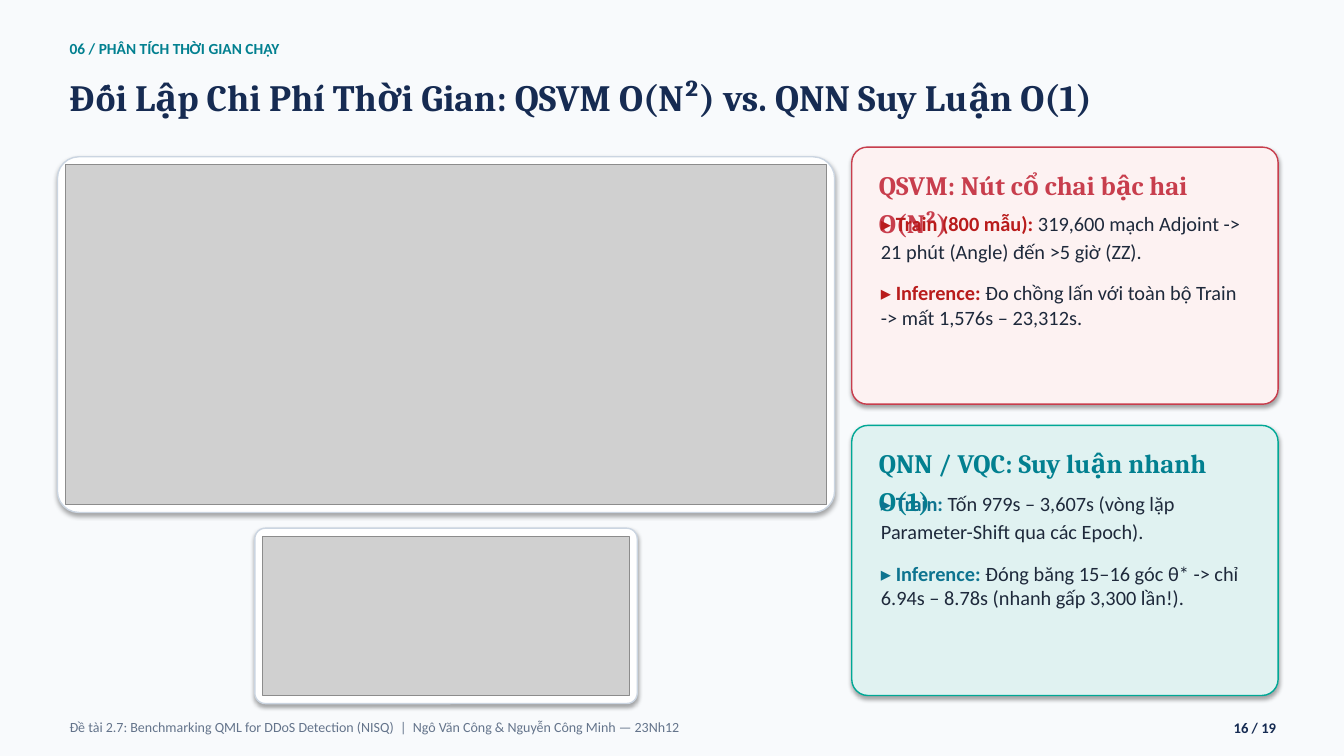
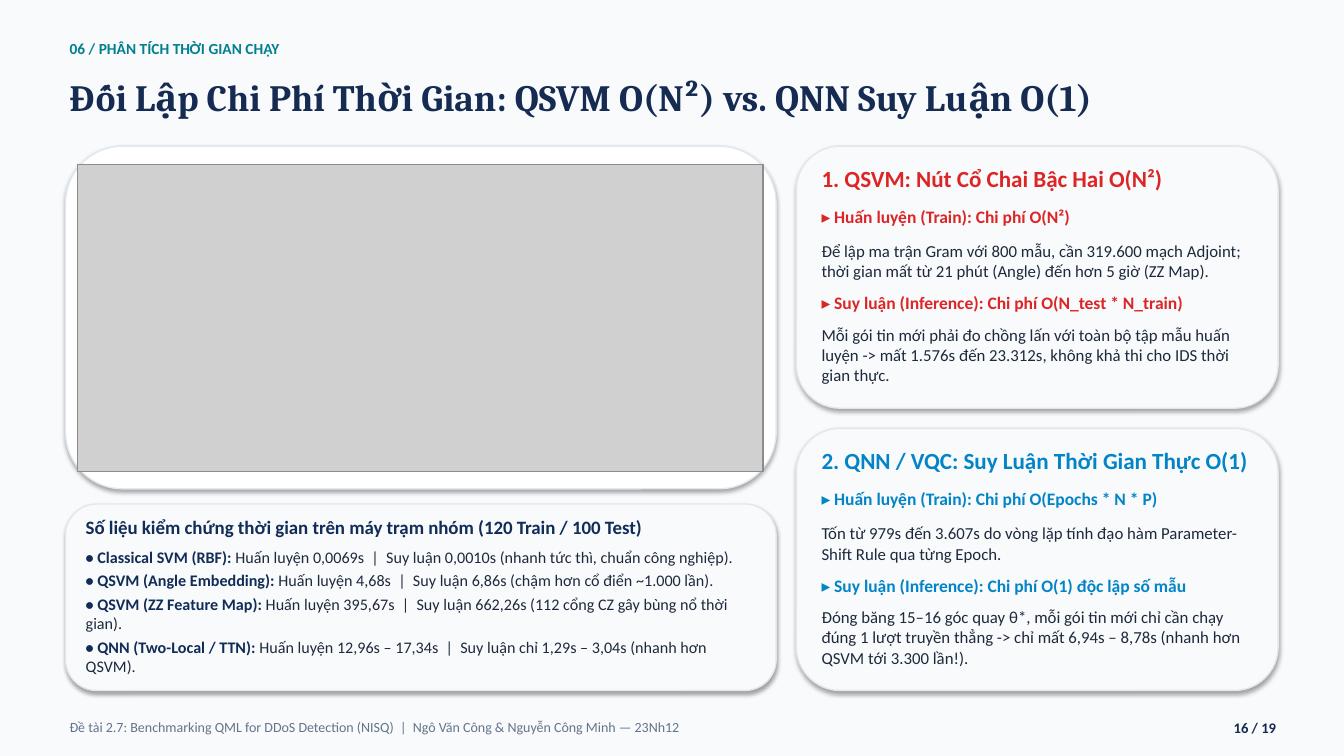
Before and after one commit to vcongggggg/qml-ddos, a slide deck: slide 16 of SLIDE_BAO_CAO_CUOI_KY_MHMM_DeTai_2_7_QML_DDoS_Cong_Minh.pptx. Drawn at 1344x756 pixels with LibreOffice and Linux fonts; fonts in the diff are those of the drawing; grey boxes stand for pictures. Boxes give left, top, right and bottom in pixels: in the first picture for what was removed or moved away, otherwise in the second. Text is boxed around its words. In the diff, an @@ line names an element or a change of style, - is before the commit and + after.

Commit message:
fix(slides): resolve text collision and rebuild Slide 16 runtime analysis layout

```diff
--- a/SLIDE_BAO_CAO_CUOI_KY_MHMM_DeTai_2_7_QML_DDoS_Cong_Minh.pptx
+++ b/SLIDE_BAO_CAO_CUOI_KY_MHMM_DeTai_2_7_QML_DDoS_Cong_Minh.pptx
@@ rounded rectangle: place and size @@
-rounded rectangle at [57, 157, 835, 513]
+rounded rectangle at [66, 146, 776, 489]
@@ rounded rectangle at [66, 146, 776, 489]: outline #CBD5E1 1 pt to #E2E8F0 1 pt; proportions changed @@
@@ rounded rectangle: place and size @@
-rounded rectangle at [852, 147, 1278, 404]
+rounded rectangle at [797, 146, 1278, 408]
@@ rounded rectangle at [797, 146, 1278, 408]: fill #FDF2F2 to #F8FAFC; outline #C83E4D 1 pt to #E2E8F0 1 pt; proportions changed @@
@@ picture: place and size @@
-picture at [66, 165, 827, 505]
+picture at [78, 164, 763, 472]
@@ text at [822, 169, 1241, 384]: text changed; size 19 to 12 pt; font Cambria to Calibri; text colour #C83E4D to #1E293B; bold off @@
-QSVM: Nút cổ chai bậc hai O(N²)
+1. QSVM: Nút Cổ Chai Bậc Hai O(N²)
+▸ Huấn luyện (Train): Chi phí O(N²)
+Để lập ma trận Gram với 800 mẫu, cần 319.600 mạch Adjoint; thời gian mất từ 21 phút (Angle) đến hơn 5 giờ (ZZ Map).
+▸ Suy luận (Inference): Chi phí O(N_test * N_train)
+Mỗi gói tin mới phải đo chồng lấn với toàn bộ tập mẫu huấn luyện -> mất 1.576s đến 23.312s, không khả thi cho IDS thời gian thực.
@@ text removed at [881, 214, 1236, 328] @@
-▸ Train (800 mẫu): 319,600 mạch Adjoint -> 21 phút (Angle) đến >5 giờ (ZZ).
-▸ Inference: Đo chồng lấn với toàn bộ Train -> mất 1,576s – 23,312s.
@@ rounded rectangle: place and size @@
-rounded rectangle at [852, 425, 1278, 696]
+rounded rectangle at [797, 429, 1278, 691]
@@ rounded rectangle at [797, 429, 1278, 691]: fill #E0F2F1 to #F8FAFC; outline #00A896 1 pt to #E2E8F0 1 pt; proportions changed @@
@@ text at [822, 452, 1248, 667]: text changed; size 14.5 to 12 pt @@
-▸ Train: Tốn 979s – 3,607s (vòng lặp Parameter-Shift qua các Epoch).
-▸ Inference: Đóng băng 15–16 góc θ* -> chỉ 6.94s – 8.78s (nhanh gấp 3,300 lần!).
+2. QNN / VQC: Suy Luận Thời Gian Thực O(1)
+▸ Huấn luyện (Train): Chi phí O(Epochs * N * P)
+Tốn từ 979s đến 3.607s do vòng lặp tính đạo hàm Parameter-Shift Rule qua từng Epoch.
+▸ Suy luận (Inference): Chi phí O(1) độc lập số mẫu
+Đóng băng 15–16 góc quay θ*, mỗi gói tin mới chỉ cần chạy đúng 1 lượt truyền thẳng -> chỉ mất 6,94s – 8,78s (nhanh hơn QSVM tới 3.300 lần!).
@@ text removed at [879, 454, 1206, 516] @@
-QNN / VQC: Suy luận nhanh O(1)
@@ rounded rectangle: place and size @@
-rounded rectangle at [255, 528, 637, 704]
+rounded rectangle at [66, 504, 776, 691]
@@ rounded rectangle at [66, 504, 776, 691]: fill #FFFFFF to #F8FAFC; outline #CBD5E1 1 pt to #E2E8F0 1 pt; proportions changed @@
@@ text added at [86, 519, 733, 674], 11.5 pt, text #1E293B @@
+Số liệu kiểm chứng thời gian trên máy trạm nhóm (120 Train / 100 Test)
+• Classical SVM (RBF): Huấn luyện 0,0069s | Suy luận 0,0010s (nhanh tức thì, chuẩn công nghiệp).
+• QSVM (Angle Embedding): Huấn luyện 4,68s | Suy luận 6,86s (chậm hơn cổ điển ~1.000 lần).
+• QSVM (ZZ Feature Map): Huấn luyện 395,67s | Suy luận 662,26s (112 cổng CZ gây bùng nổ thời gian).
+• QNN (Two-Local / TTN): Huấn luyện 12,96s – 17,34s | Suy luận chỉ 1,29s – 3,04s (nhanh hơn QSVM).
@@ picture removed at [263, 536, 629, 696] @@
```
Also in this commit, not shown: 1 other file.
